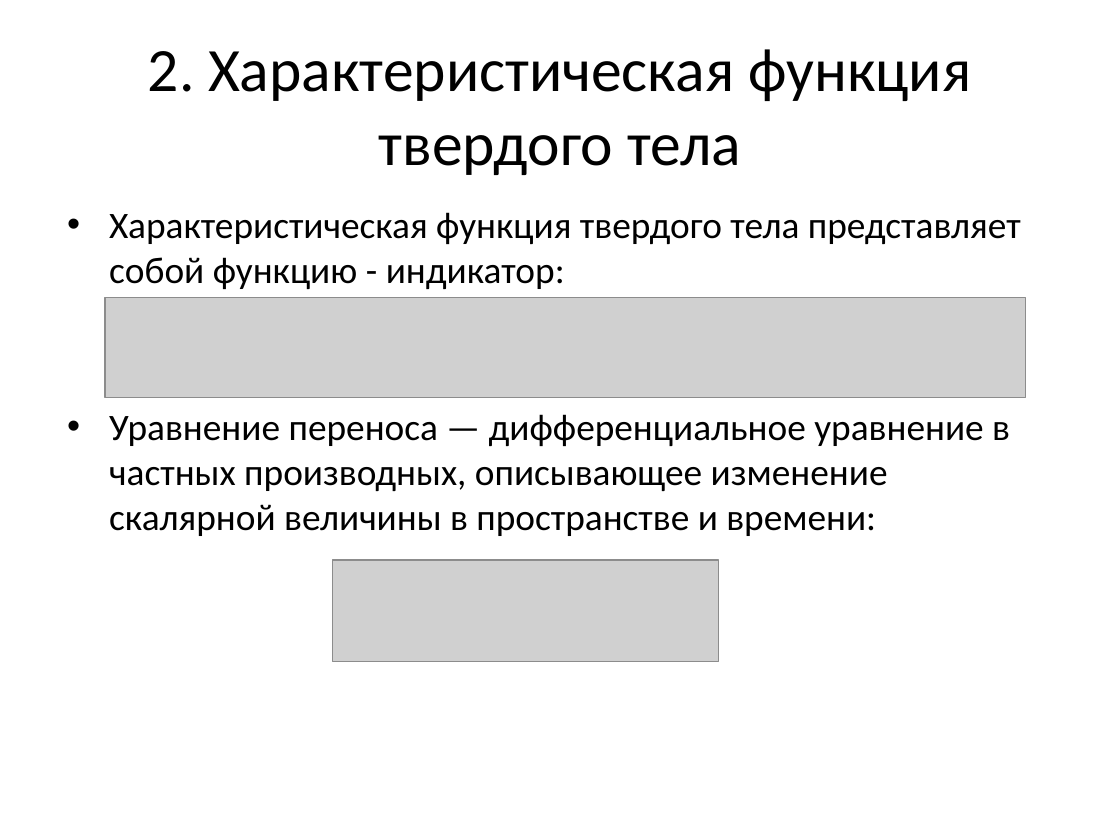
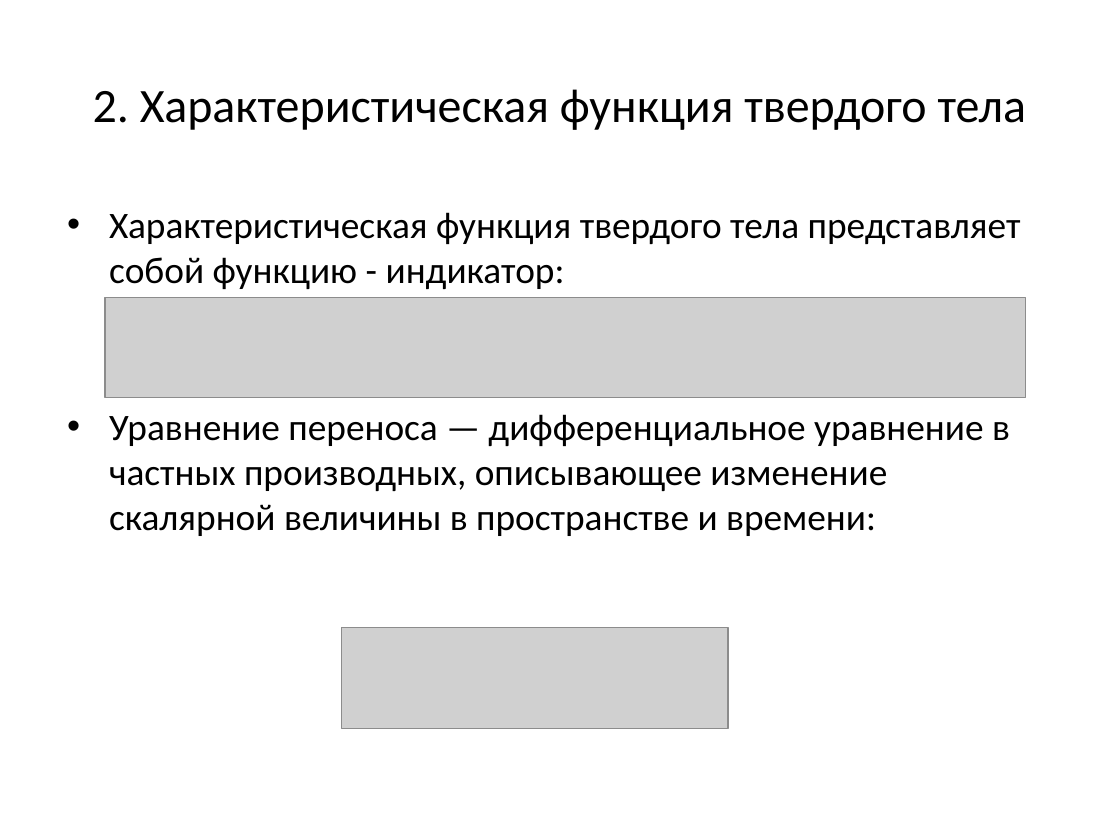
Before and after one commit to GSench/DigitalGeometry, a slide deck: slide 7 of Documents/PreviousWorks/Курсовая работа 5 курс/Presentation/Численное решение уравнения переноса.pptx. Drawn at 1120x840 pixels with LibreOffice and Linux fonts; fonts in the diff are those of the drawing; grey boxes stand for pictures. Boxes give left, top, right and bottom in pixels: in the first picture for what was removed or moved away, otherwise in the second. Text is boxed around its words. In the diff, an @@ line names an element or a change of style, - is before the commit and + after.

```diff
--- a/Documents/PreviousWorks/Курсовая работа 5 курс/Presentation/Численное решение уравнения переноса.pptx
+++ b/Documents/PreviousWorks/Курсовая работа 5 курс/Presentation/Численное решение уравнения переноса.pptx
@@ text "2. Характеристическая функция твердого тела" at (x1=93, y1=89, x2=1027, y2=130): size 39.6 to 30.8 pt @@
@@ text "Характеристическая функция твердого тела представляет ..." at (x1=109, y1=212, x2=1021, y2=536): indent changed @@
@@ picture moved from (x1=333, y1=560, x2=719, y2=662) to (x1=342, y1=627, x2=728, y2=729) @@
```
Also in this commit, not shown: 30 other slides changed, 30 other files.
